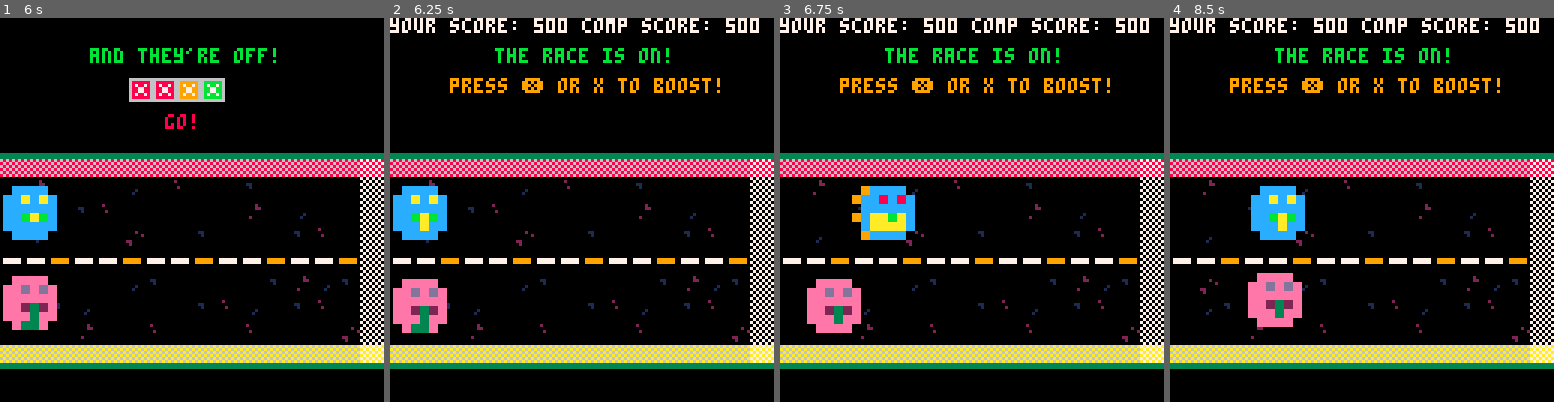
Above: before the commit, frames 1-4 (left to right).
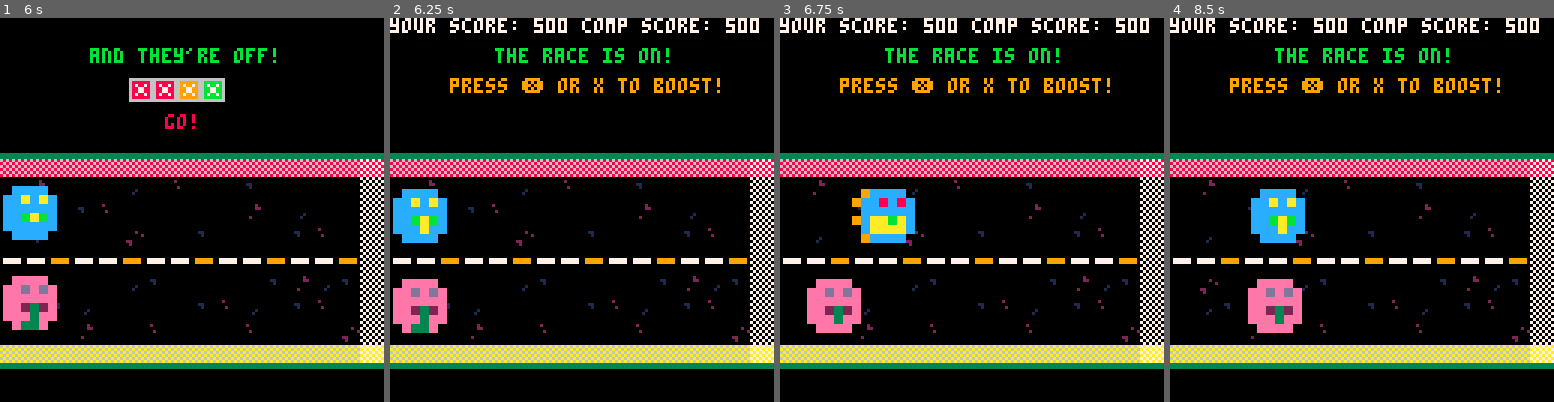
Above: after the commit, the same moments.

Repository: geopet/formula-blob
Game: PICO-8 cartridge formula_blob.p8
Same seed, same stepped clock (60 frames per second), same inputs: the game is played once before the commit and once after it.
Inputs:
- Up to frame 1 (6 s): tap X (X key) at 0.33, 1.07, 1.85, 2.97, 4.08, 5.2 s; tap O (Z key) at 0.7, 1.7, 2.1, 2.5, 2.9, 3.3, 3.7, 4.1, 4.5, 4.9, 5.3, 5.7 s; hold Right 1.6-2.1 s; hold Right 2.47-3.03 s; hold Left 3.08-3.58 s; hold Down 3.63-3.97 s; hold Right 4.02-4.68 s; hold Left 5.08-5.68 s; hold Down from 5.73 s (still down)
- Up to frame 2 (6.25 s): release Down at 6.03 s; hold Right from 6.08 s (still down); tap O (Z key) at 6.1 s
- Up to frame 3 (6.75 s): tap X (X key) at 6.32 s; tap O (Z key) at 6.5 s; release Right at 6.58 s; hold Right from 6.63 s (still down)
- Up to frame 4 (8.5 s): tap O (Z key) every 0.4 s from 6.9 to 8.1 s; release Right at 7.13 s; tap X (X key) at 7.43 s; hold Right 7.5-8.07 s; hold Left from 8.12 s (still down)

Frame 1 is identical in both runs. In frame 2, 0.4% of the frame differs, in the area x 0-15%, y 43-59%; in frame 3, 0.6%; in frame 4, 1.2%, in the area x 20-36%, y 43-83%.

Commit message:
refactor(boost animation): add draw racer helper
This is the first attempt to clean up the boost animation, however this
will also need refactoring given how messy the parameter call is in the
helper.

Diff:
--- a/formula_blob.p8
+++ b/formula_blob.p8
@@ -468,28 +468,17 @@
 
         draw_track()
 
-        if (selected_blob == 1) then -- if player is blob 1
-            if (player_boost.active) then
-                sspr(blob1_sprite_boost_frame * 8, blob1_sprite_boost.y, 8, 8, blob1_x - 12, blob1_y - 12 + blob_pulse, 24, 24, false, false)
-            else
-                sspr(blob1_sprite_frame * 8, blob1_sprite.y, 8, 8, blob1_x - 12, blob1_y - 12 + blob_pulse, 24, 24, false, false)
-            end
-            if (opponent_boost.active) then
-                sspr(blob2_sprite_boost_frame * 8, blob2_sprite_boost.y, 8, 8, blob2_x - 12, blob2_y - 12 + blob_pulse_2, 24, 24, false, false)
-            else
-                sspr(blob2_sprite_frame * 8, blob2_sprite.y, 8, 8, blob2_x - 12, blob2_y - 12 + blob_pulse_2, 24, 24, false, false)
-            end
-        else -- if player is blob 2
-            if (player_boost.active) then
-                sspr(blob2_sprite_boost_frame * 8, blob2_sprite_boost.y, 8, 8, blob2_x - 12, blob2_y - 12 + blob_pulse_2, 24, 24, false, false)
-            else
-                sspr(blob2_sprite_frame * 8, blob2_sprite.y, 8, 8, blob2_x - 12, blob2_y - 12 + blob_pulse_2, 24, 24, false, false)
-            end
-            if (opponent_boost.active) then
-                sspr(blob1_sprite_boost_frame * 8, blob1_sprite_boost.y, 8, 8, blob1_x - 12, blob1_y - 12 + blob_pulse, 24, 24, false, false)
-            else
-                sspr(blob1_sprite_frame * 8, blob1_sprite.y, 8, 8, blob1_x - 12, blob1_y - 12 + blob_pulse, 24, 24, false, false)
-            end
+        if selected_blob == 1 then
+            draw_racer(blob1_x, blob1_y, player_boost.active, blob1_sprite_frame, blob1_sprite_boost_frame, blob1_sprite.y, blob1_sprite_boost.y, 0)
+            draw_racer(blob2_x, blob2_y, opponent_boost.active, blob2_sprite_frame, blob2_sprite_boost_frame, blob2_sprite.y, blob2_sprite_boost.y, 0)
+        else
+            draw_racer(blob2_x, blob2_y, player_boost.active, blob2_sprite_frame, blob2_sprite_boost_frame, blob2_sprite.y, blob2_sprite_boost.y, 0)
+            draw_racer(blob1_x, blob1_y, opponent_boost.active, blob1_sprite_frame, blob1_sprite_boost_frame, blob1_sprite.y, blob1_sprite_boost.y, 0)
+        end
+
+        if (logging) then
+            print("blob1_x: " .. blob1_x .. " speed: " .. blob1_speed, 0, 90, 6)
+            print("blob2_x: " .. blob2_x .. " speed: " .. blob2_speed, 0, 100, 6)
         end
 
         print_log_msg(log_msg)
@@ -667,6 +656,12 @@
             player_boost.amount = 0
             -- log_msg = "racing..."
     end
+end
+
+function draw_racer(x, y, is_boosting, frame, boost_frame, base_y, boost_y, pulse)
+    local spr_frame = is_boosting and boost_frame or frame
+    local spr_y = is_boosting and boost_y or base_y
+    sspr(spr_frame * 8, spr_y, 8, 8, x - 12, y - 12 + pulse, 24, 24, false, false)
 end
 
 function update_opponent_overheat()
